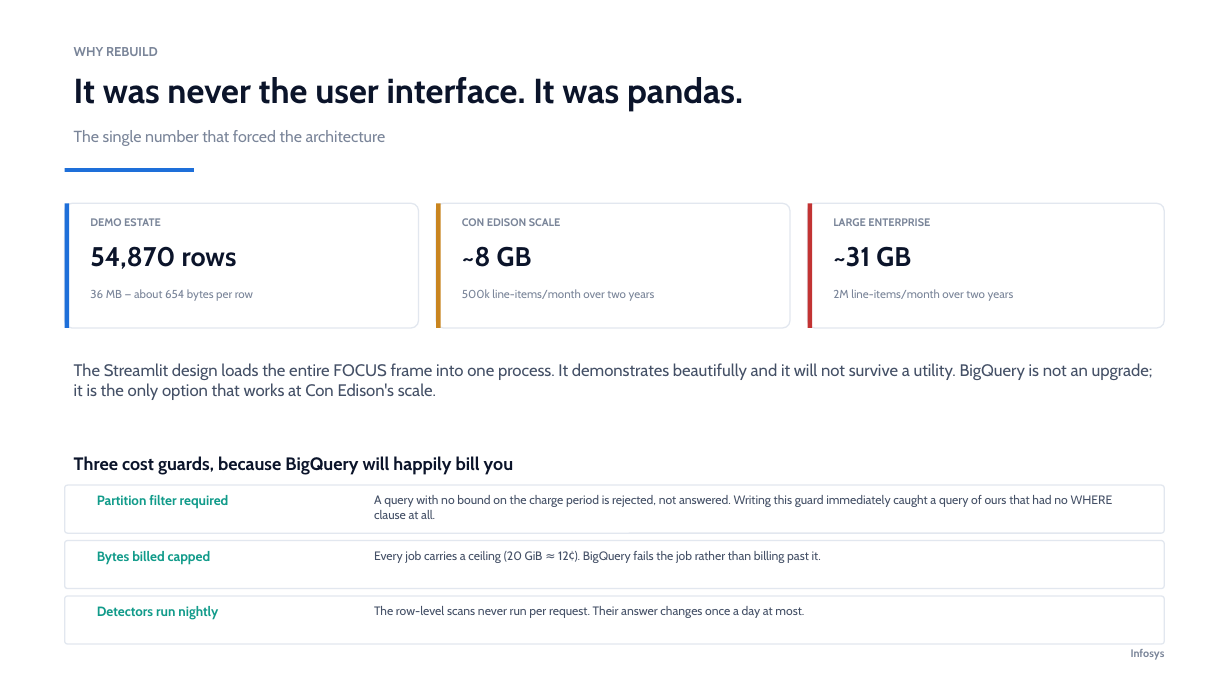
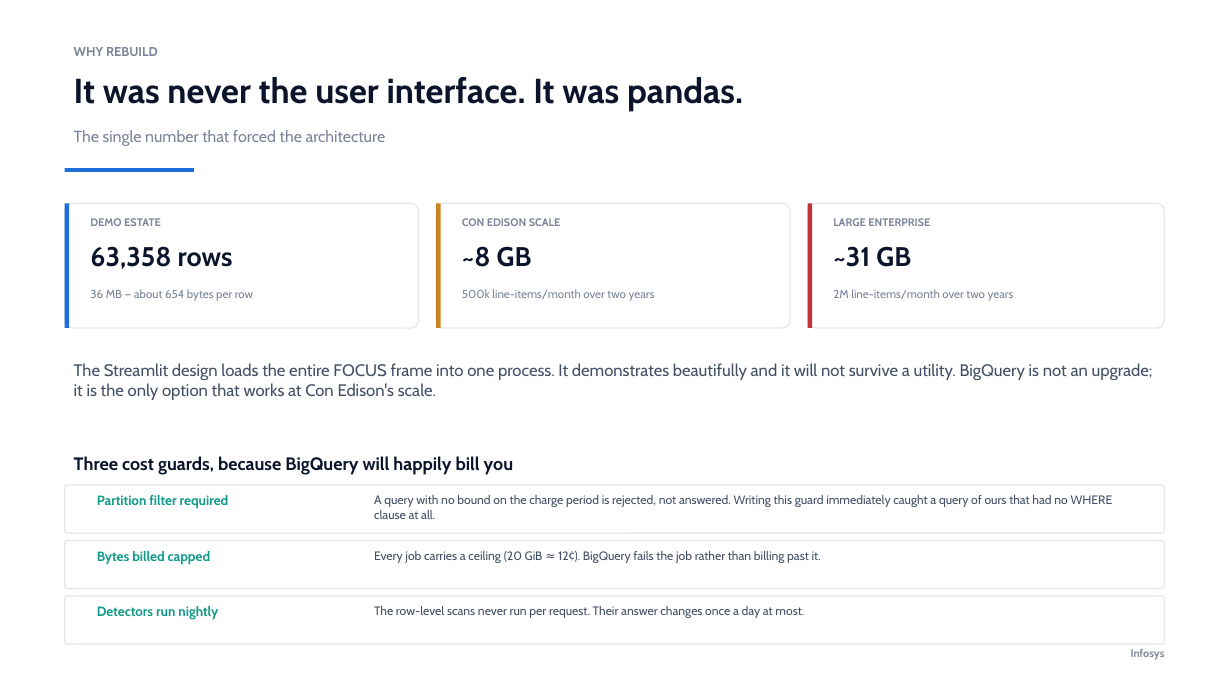
Before and after one commit to ajittgosavii/finops-gcp, a slide deck: slide 7 of Infosys_FinOps_GCP_Platform.pptx. Drawn at 1232x693 pixels with LibreOffice and Linux fonts; fonts in the diff are those of the drawing. Boxes give left, top, right and bottom in pixels: in the first picture for what was removed or moved away, otherwise in the second. Text is boxed around its words. In the diff, an @@ line names an element or a change of style, - is before the commit and + after.

```diff
--- a/Infosys_FinOps_GCP_Platform.pptx
+++ b/Infosys_FinOps_GCP_Platform.pptx
@@ text at (90, 246, 233, 269): text changed @@
-54,870 rows
+63,358 rows
```
Also in this commit, not shown: 14 other slides changed, 24 other files.
